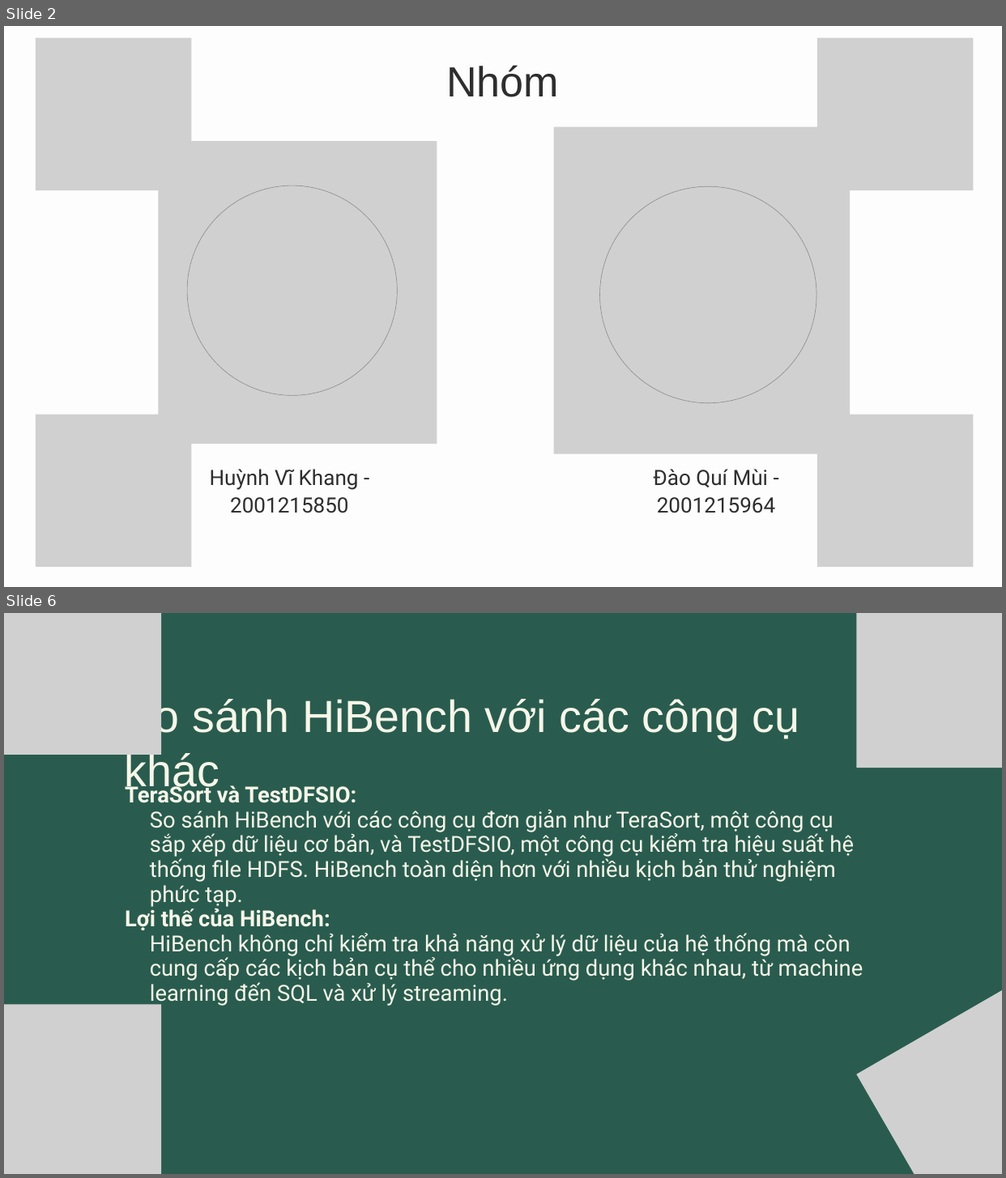
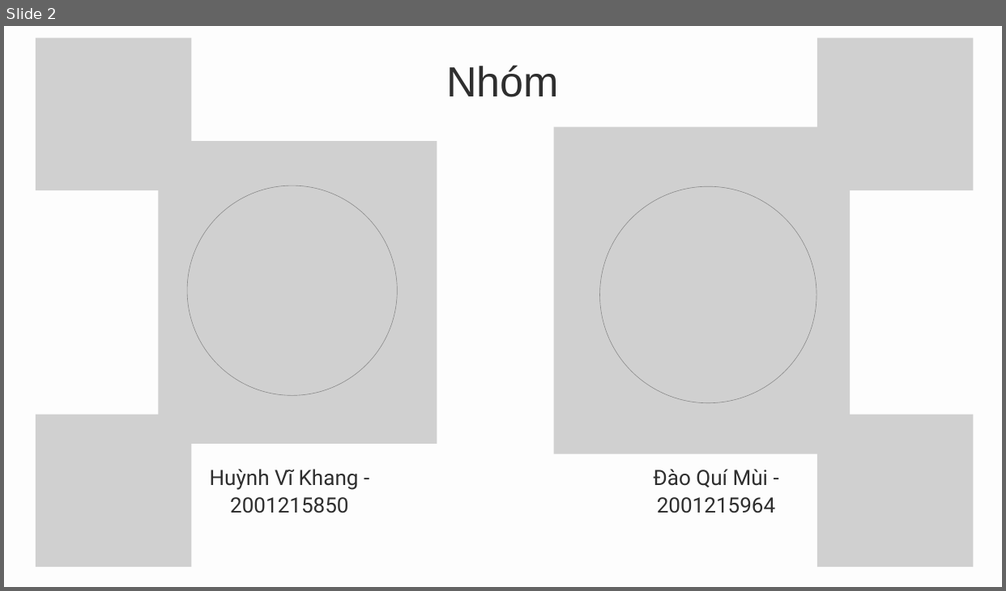
Before and after one commit to netprtony/BigDataProject, a slide deck: DoAnBigData.pptx. Shown one above the other, each under a label of ours: slides 2 and 6 before the commit, slide 2 after it; the slides between them are not shown. The pictures are 1006x1178 and 1006x591 pixels, drawn with LibreOffice and Linux fonts; fonts in the diff are those of the drawing; grey boxes stand for pictures. Boxes give left, top, right and bottom in pixels: in the first picture for what was removed or moved away, otherwise in the second. Text is boxed around its words. In the diff, an @@ line names an element or a change of style, - is before the commit and + after.

```diff
--- a/DoAnBigData.pptx
+++ b/DoAnBigData.pptx
@@ slide 6 removed at [4, 613, 1002, 1174], background #295C4E @@
@@ picture removed at [4, 613, 161, 755] @@
@@ picture removed at [856, 613, 1002, 768] @@
@@ text removed at [125, 696, 800, 794] @@
-So sánh HiBench với các công cụ khác
@@ text removed at [125, 782, 863, 1007] @@
-TeraSort và TestDFSIO:
-  So sánh HiBench với các công cụ đơn giản như TeraSort, một công cụ sắp xếp dữ liệu cơ bản, và TestDFSIO, một công cụ kiểm tra hiệu suất hệ thống file HDFS. HiBench toàn diện hơn với nhiều kịch bản thử nghiệm phức tạp.
-Lợi thế của HiBench:
-  HiBench không chỉ kiểm tra khả năng xử lý dữ liệu của hệ thống mà còn cung cấp các kịch bản cụ thể cho nhiều ứng dụng khác nhau, từ machine learning đến SQL và xử lý streaming.
@@ picture removed at [856, 974, 1002, 1174] @@
@@ picture removed at [4, 1005, 161, 1174] @@
```
Also in this commit, not shown: 3 slides changed, 4 slides added, 4 other slides removed, 2 other files.
